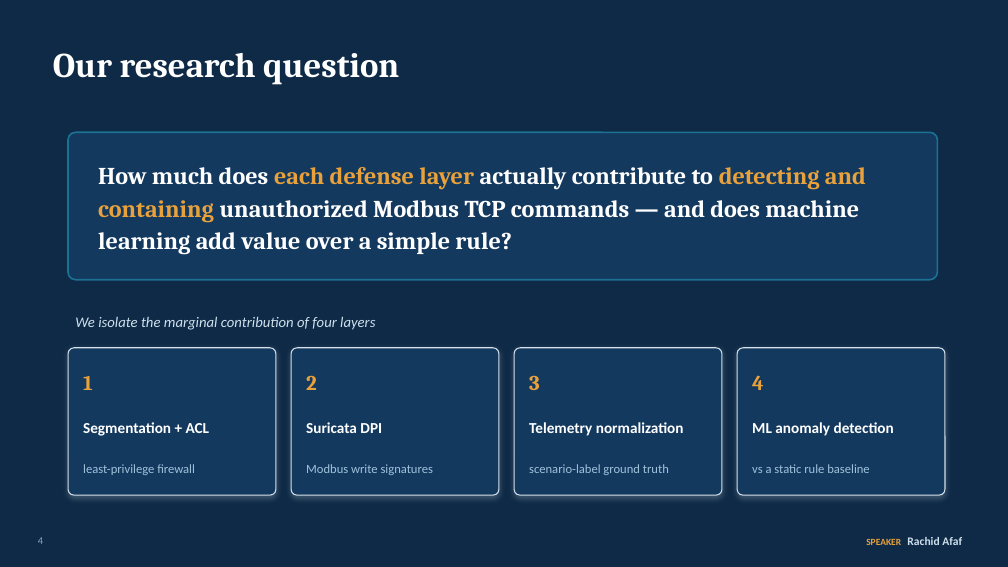
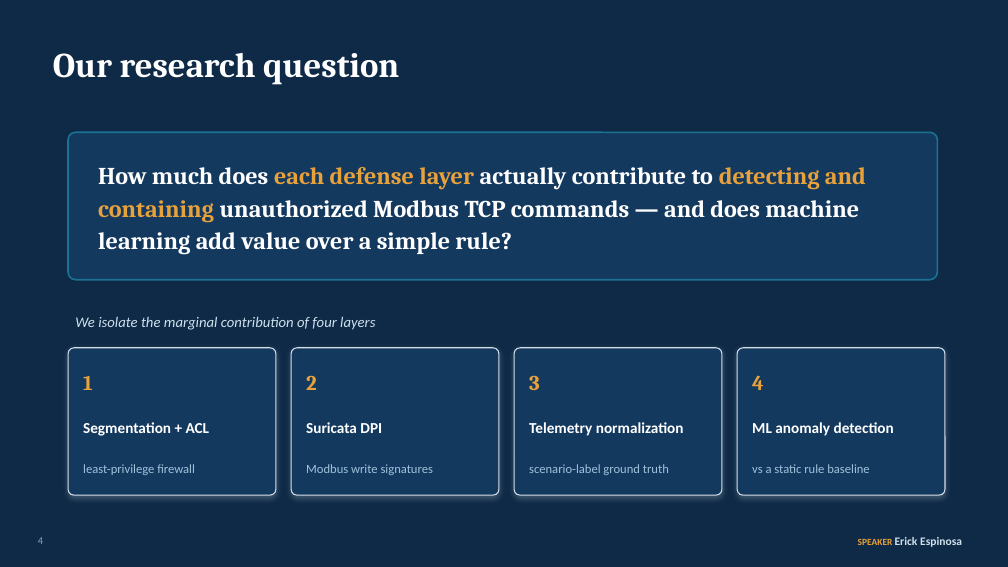
Before and after one commit to rachidafaf/CYB691-IT691-CapstoneProjectFall2026, a slide deck: slide 4 of docs/Team4_Capstone_Presentation.pptx. Drawn at 1008x567 pixels with LibreOffice and Linux fonts; fonts in the diff are those of the drawing. Boxes give left, top, right and bottom in pixels: in the first picture for what was removed or moved away, otherwise in the second. Text is boxed around its words. In the diff, an @@ line names an element or a change of style, - is before the commit and + after.

```diff
--- a/docs/Team4_Capstone_Presentation.pptx
+++ b/docs/Team4_Capstone_Presentation.pptx
@@ text at box(858, 537, 962, 547): text changed @@
-SPEAKER Rachid Afaf
+SPEAKER Erick Espinosa
```
Also in this commit, not shown: 1 other slide changed, 2 slides removed, 9 other files.
